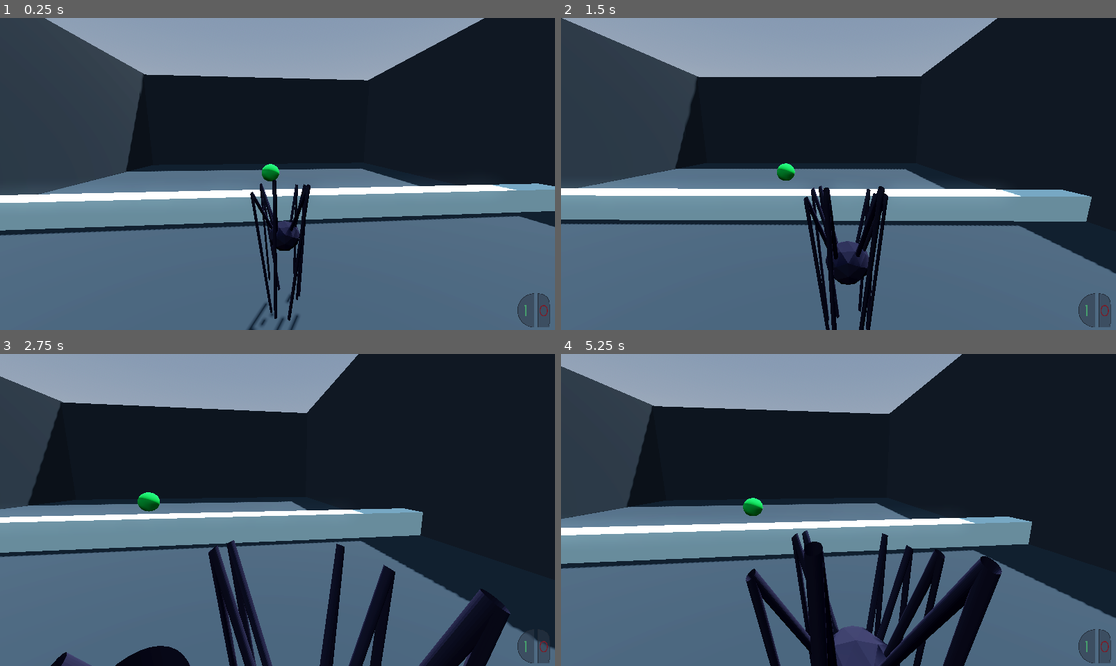
Above: before the commit, frames 1-4 (two rows, left to right).
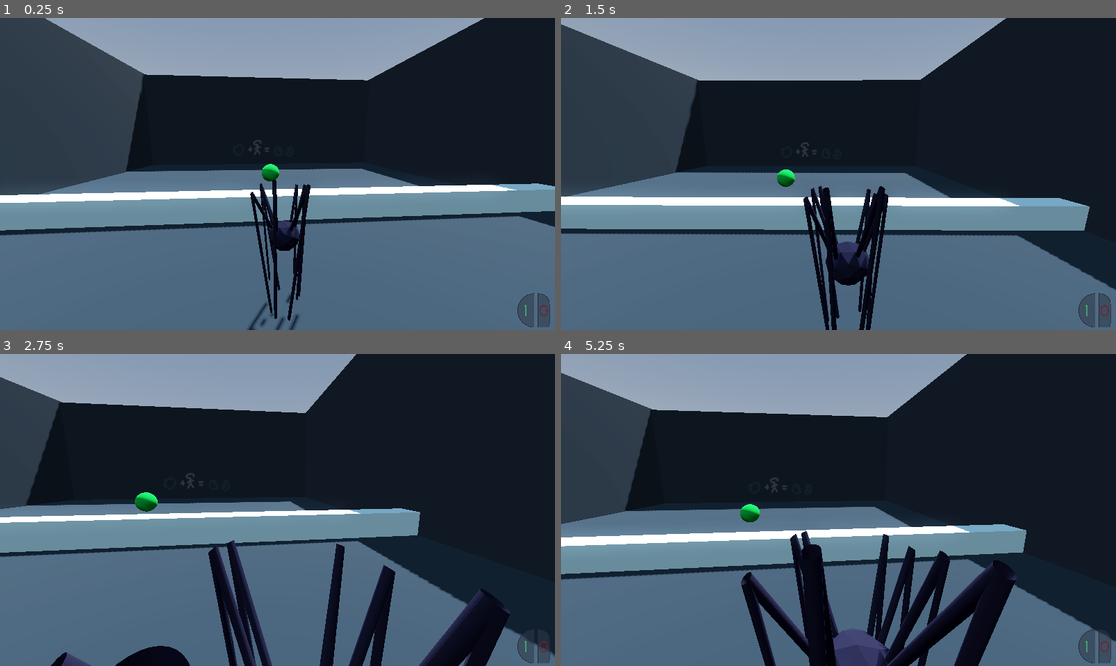
Above: after the commit, the same moments.

Repository: Peter-Pyshnyy/metamorphosis-game-jam-
Game: Godot game, scene res://levels/level_1.tscn
The game is run twice, just before and just after one commit, with the same random seed, the same clock (stepped at 60 frames per second) and the same inputs.
Inputs (mouse positions are in pixels of both pictures, inside the frame that each line leads up to):
- Up to frame 1 (0.25 s): no input
- Up to frame 2 (1.5 s): move the mouse to (866, 174) at 0.52 s; hold D (move_right) 0.53-1.28 s; hold Right mouse button (zoom) 0.53-1.28 s; click (866, 174) at 0.6 s; tap Space (move_jump) at 0.77 s; move the mouse to (810, 174) at 1.27 s; hold S (move_back) from 1.28 s (still down); right-click (810, 174) at 1.35 s
- Up to frame 3 (2.75 s): tap Space (move_jump) at 1.52 s; click (249, 510) at 1.55 s; move the mouse to (288, 503) at 2.02 s; release S (move_back) at 2.03 s; hold D (move_right) from 2.03 s (still down); hold Right mouse button (zoom) from 2.03 s (still down); tap Shift (look_back) at 2.1 s
- Up to frame 4 (5.25 s): move the mouse to (832, 516) at 2.77 s; release Right mouse button (zoom) at 2.78 s; tap W (move_animation) at 2.85 s; tap Space (move_jump) at 3.02, 3.77, 4.52 s; click (832, 516) at 3.05 s; move the mouse to (877, 513) at 3.52 s; release D (move_right) at 3.53 s; hold Right mouse button (zoom) 3.53-4.28 s; hold A (move_left) 3.53-5.03 s; click (877, 513) at 3.6 s; move the mouse to (794, 506) at 4.27 s; right-click (794, 506) at 4.35 s; click (794, 506) at 4.55 s; move the mouse to (844, 510) at 5.02 s; hold S (move_back) from 5.03 s (still down); hold Right mouse button (zoom) from 5.03 s (still down); click (844, 510) at 5.1 s

The runs differ from the first frame. In frame 1, less than 0.1% of the frame differs, in the area x 44-49%, y 39-44%; in frame 2, 12%; in frame 3, 0.8%; in frame 4, 16%, in the area x 0-100%, y 0-100%.

Commit message:
added sounds + graffiti

Diff:
--- a/Player.gd
+++ b/Player.gd
@@ -12,12 +12,16 @@
 
 @onready var twist_pivot := $TwistPivot
 @onready var pitch_pivot := $TwistPivot/PitchPivot
-@onready var ground_ray := $GroundRayCast # Raycast to check if the player is grounded
+@onready var ground_ray := $body_collision/GroundRayCast # Raycast to check if the player is grounded
+@onready var ground_ray_2 = $body_collision/GroundRayCast2
 @onready var camera := $TwistPivot/PitchPivot/SpringArm3D/Camera3D
 @onready var gun_mesh := $gun_mesh
 @onready var animation := $body_collision/spider.get_child(1)
 @onready var HUD := $HUD
 @onready var LC := $"../level_controller"
+@onready var sfx_shot = $TwistPivot/PitchPivot/SpringArm3D/Camera3D/sfx_shot
+@onready var sfx_zoom = $sfx_zoom
+
 
 # Called when the node enters the scene tree for the first time.
 func _ready():
@@ -38,7 +42,7 @@
 	input.z = Input.get_axis("move_forward", "move_back")
 
 	# Check if the player is on the ground using raycast
-	is_on_ground = ground_ray.is_colliding()
+	is_on_ground = ground_ray.is_colliding() or ground_ray_2.is_colliding()
 
 	if Input.is_action_just_pressed("look_back"):
 		$TwistPivot/back_cam.current = true
@@ -65,6 +69,8 @@
 
 	if Global.is_gun:
 		if Input.is_action_just_pressed("shoot"):
+			sfx_shot.play()
+			sfx_zoom.stop()
 			shot = true
 			Global.bullets_left -= 1
 			HUD.get_child(0).get_child(0).get_child(0).text = str(Global.bullets_left)
@@ -87,10 +93,12 @@
 
 	if Input.is_action_just_pressed("zoom") and Global.bullets_left > 0:
 		animation.speed_scale = 3
+		sfx_zoom.play()
 		animation.play("zoom")
 	elif Input.is_action_just_released("zoom") and Global.bullets_left > 0:
 		animation.speed_scale = -3
 		animation.play("zoom")
+		sfx_zoom.stop()
 	elif !camera.is_zooming:
 		if Input.is_action_pressed("move_animation"):
 			animation.speed_scale = 1
--- a/hud.tscn
+++ b/hud.tscn
@@ -40,6 +40,7 @@
 texture = ExtResource("1_nojj7")
 
 [node name="lbl_bullets" type="Label" parent="Panel/TextureRect"]
+layout_mode = 0
 offset_left = 488.235
 offset_top = 164.706
 offset_right = 529.235
@@ -53,6 +54,7 @@
 text = "0"
 
 [node name="lbl_orbs" type="Label" parent="Panel/TextureRect"]
+layout_mode = 0
 offset_left = 170.587
 offset_top = 164.705
 offset_right = 211.587
--- a/level_controller.gd
+++ b/level_controller.gd
@@ -32,7 +32,7 @@
 		Global.bullets_left = level_info[next_level_number][0]
 		Global.orbs_left = level_info[next_level_number][1]
 	else:
-		print("FINITP")
+		get_tree().quit()
 
 func get_level_bullets():
 	return level_info[current_lvl_number][0]
--- a/levels/level_1.tscn
+++ b/levels/level_1.tscn
@@ -1,8 +1,9 @@
-[gd_scene load_steps=16 format=3 uid="uid://qsivwu7c5au4"]
+[gd_scene load_steps=17 format=3 uid="uid://qsivwu7c5au4"]
 
 [ext_resource type="PackedScene" uid="uid://vyby26br5i3n" path="res://player.tscn" id="1_aelnq"]
 [ext_resource type="PackedScene" uid="uid://bvdm24qsc763u" path="res://eye.tscn" id="2_vrnbc"]
 [ext_resource type="PackedScene" uid="uid://dnjuqvyhigpri" path="res://level_controller.tscn" id="3_87tqn"]
+[ext_resource type="Texture2D" uid="uid://coqrlrkg8jc6o" path="res://levels/lvl1.png" id="4_6exva"]
 
 [sub_resource type="ProceduralSkyMaterial" id="ProceduralSkyMaterial_u7ri3"]
 sky_horizon_color = Color(0.64625, 0.65575, 0.67075, 1)
@@ -126,5 +127,10 @@
 
 [node name="level_controller" parent="." instance=ExtResource("3_87tqn")]
 
+[node name="Sprite3D" type="Sprite3D" parent="."]
+transform = Transform3D(1, 0, 0, 0, 1, 0, 0, 0, 1, 0, 1.10637, -12.9896)
+modulate = Color(1, 1, 1, 0.12549)
+texture = ExtResource("4_6exva")
+
 [connection signal="emit_orb_dead" from="Area3D" to="Player" method="_on_area_3d_emit_orb_dead"]
 [connection signal="emit_orbs_cleared" from="Area3D" to="level_controller" method="_on_area_3d_emit_orbs_cleared"]
--- a/levels/level_2.tscn
+++ b/levels/level_2.tscn
@@ -1,8 +1,9 @@
-[gd_scene load_steps=13 format=3 uid="uid://btrtdjtvsbyoa"]
+[gd_scene load_steps=14 format=3 uid="uid://btrtdjtvsbyoa"]
 
 [ext_resource type="PackedScene" uid="uid://vyby26br5i3n" path="res://player.tscn" id="1_8a4uv"]
 [ext_resource type="PackedScene" uid="uid://bvdm24qsc763u" path="res://eye.tscn" id="2_p7ovd"]
 [ext_resource type="PackedScene" uid="uid://dnjuqvyhigpri" path="res://level_controller.tscn" id="3_ajstp"]
+[ext_resource type="Texture2D" uid="uid://c8mmw8u18fefn" path="res://levels/lvl2.png" id="4_1lvax"]
 
 [sub_resource type="ProceduralSkyMaterial" id="ProceduralSkyMaterial_u7ri3"]
 sky_horizon_color = Color(0.64625, 0.65575, 0.67075, 1)
@@ -131,5 +132,10 @@
 
 [node name="level_controller" parent="." instance=ExtResource("3_ajstp")]
 
+[node name="Sprite3D" type="Sprite3D" parent="."]
+transform = Transform3D(0.558, -0.270252, 0, 0.270252, 0.558, 0, 0, 0, 0.62, -6.57638, 3.83392, -12.9896)
+modulate = Color(1, 1, 1, 0.12549)
+texture = ExtResource("4_1lvax")
+
 [connection signal="emit_orb_dead" from="Area3D" to="Player" method="_on_area_3d_emit_orb_dead"]
 [connection signal="emit_orbs_cleared" from="Area3D" to="level_controller" method="_on_area_3d_emit_orbs_cleared"]
--- a/levels/level_3.tscn
+++ b/levels/level_3.tscn
@@ -1,8 +1,9 @@
-[gd_scene load_steps=19 format=3 uid="uid://f8ux0noxaecx"]
+[gd_scene load_steps=20 format=3 uid="uid://f8ux0noxaecx"]
 
 [ext_resource type="PackedScene" uid="uid://vyby26br5i3n" path="res://player.tscn" id="1_sd78u"]
 [ext_resource type="PackedScene" uid="uid://bvdm24qsc763u" path="res://eye.tscn" id="2_gxgdw"]
 [ext_resource type="PackedScene" uid="uid://dnjuqvyhigpri" path="res://level_controller.tscn" id="3_m2n4u"]
+[ext_resource type="Texture2D" uid="uid://bssbajjniwcfr" path="res://levels/lvl3.png" id="4_63i35"]
 
 [sub_resource type="ProceduralSkyMaterial" id="ProceduralSkyMaterial_u7ri3"]
 sky_horizon_color = Color(0.64625, 0.65575, 0.67075, 1)
@@ -346,6 +347,10 @@
 
 [node name="level_controller" parent="." instance=ExtResource("3_m2n4u")]
 
+[node name="Sprite3D" type="Sprite3D" parent="."]
+transform = Transform3D(0.619954, 0.00752044, 0, -0.00752044, 0.619954, 0, 0, 0, 0.62, -7.97246, 6.2448, -3.58182)
+texture = ExtResource("4_63i35")
+
 [connection signal="emit_orb_dead" from="Area3D" to="Player" method="_on_area_3d_emit_orb_dead"]
 [connection signal="emit_orbs_cleared" from="Area3D" to="level_controller" method="_on_area_3d_emit_orbs_cleared"]
 [connection signal="emit_orb_dead" from="Area3D2" to="Player" method="_on_area_3d_emit_orb_dead"]
--- a/levels/level_4.tscn
+++ b/levels/level_4.tscn
@@ -1,8 +1,9 @@
-[gd_scene load_steps=16 format=3 uid="uid://ff5jk13iis1i"]
+[gd_scene load_steps=17 format=3 uid="uid://ff5jk13iis1i"]
 
 [ext_resource type="PackedScene" uid="uid://vyby26br5i3n" path="res://player.tscn" id="1_73ghu"]
 [ext_resource type="PackedScene" uid="uid://bvdm24qsc763u" path="res://eye.tscn" id="2_oeda3"]
 [ext_resource type="PackedScene" uid="uid://dnjuqvyhigpri" path="res://level_controller.tscn" id="3_h2apy"]
+[ext_resource type="Texture2D" uid="uid://cl2bl3mr5o5aa" path="res://lvl4.png" id="4_i2h80"]
 
 [sub_resource type="ProceduralSkyMaterial" id="ProceduralSkyMaterial_u7ri3"]
 sky_horizon_color = Color(0.64625, 0.65575, 0.67075, 1)
@@ -155,6 +156,11 @@
 [node name="CollisionShape3D" type="CollisionShape3D" parent="wall5/StaticBody3D"]
 shape = SubResource("ConcavePolygonShape3D_bd4oj")
 
+[node name="Sprite3D" type="Sprite3D" parent="."]
+transform = Transform3D(-2.12255e-08, 2.86979e-09, -0.49, 0.0656532, 0.485582, 2.16699e-16, 0.485582, -0.0656532, -2.14186e-08, 11.3259, -2.08553, 0.827892)
+modulate = Color(1, 1, 1, 0.0745098)
+texture = ExtResource("4_i2h80")
+
 [connection signal="emit_orb_dead" from="Area3D" to="Player" method="_on_area_3d_emit_orb_dead"]
 [connection signal="emit_orbs_cleared" from="Area3D" to="level_controller" method="_on_area_3d_emit_orbs_cleared"]
 [connection signal="emit_orb_dead" from="Area3D2" to="Player" method="_on_area_3d_emit_orb_dead"]
--- a/levels/level_5.tscn
+++ b/levels/level_5.tscn
@@ -1,8 +1,9 @@
-[gd_scene load_steps=16 format=3 uid="uid://dmymn7u4dvjmi"]
+[gd_scene load_steps=17 format=3 uid="uid://dmymn7u4dvjmi"]
 
 [ext_resource type="PackedScene" uid="uid://vyby26br5i3n" path="res://player.tscn" id="1_jmuqw"]
 [ext_resource type="PackedScene" uid="uid://bvdm24qsc763u" path="res://eye.tscn" id="2_8f7hi"]
 [ext_resource type="PackedScene" uid="uid://dnjuqvyhigpri" path="res://level_controller.tscn" id="3_dynsx"]
+[ext_resource type="Texture2D" uid="uid://dqbqccwgq83m5" path="res://levels/lvl5.png" id="4_1tc2g"]
 
 [sub_resource type="ProceduralSkyMaterial" id="ProceduralSkyMaterial_u7ri3"]
 sky_horizon_color = Color(0.64625, 0.65575, 0.67075, 1)
@@ -155,47 +156,25 @@
 transform = Transform3D(1, 0, 0, 0, 1, 0, 0, 0, 1, -0.473582, 2, 7.19611)
 linear_damp = 3.0
 
-[node name="cube1" type="MeshInstance3D" parent="."]
-transform = Transform3D(4.39, 0, 0, 0, 0.100259, 0, 0, 0, 4.39, -0.169505, 0.800388, -8.70953)
+[node name="cube3" type="MeshInstance3D" parent="."]
+transform = Transform3D(1.57, 0, 0, 0, 0.633, 0, 0, 0, 1.57, -0.169505, 2.24049, -8.70953)
 material_override = SubResource("StandardMaterial3D_mgqwt")
 mesh = SubResource("BoxMesh_cbky6")
 skeleton = NodePath("../wall1")
 
-[node name="StaticBody3D" type="StaticBody3D" parent="cube1"]
-
-[node name="CollisionShape3D" type="CollisionShape3D" parent="cube1/StaticBody3D"]
-shape = SubResource("ConcavePolygonShape3D_loktw")
-
-[node name="cube2" type="MeshInstance3D" parent="."]
-transform = Transform3D(2.86, 0, 0, 0, 0.0859564, 0, 0, 0, 2.86, -0.169505, 1.50589, -8.70953)
-material_override = SubResource("StandardMaterial3D_mgqwt")
-mesh = SubResource("BoxMesh_cbky6")
-skeleton = NodePath("../wall1")
-
-[node name="StaticBody3D" type="StaticBody3D" parent="cube2"]
-
-[node name="CollisionShape3D" type="CollisionShape3D" parent="cube2/StaticBody3D"]
-shape = SubResource("ConcavePolygonShape3D_loktw")
-
-[node name="cube3" type="MeshInstance3D" parent="."]
-transform = Transform3D(1.57, 0, 0, 0, 0.0725013, 0, 0, 0, 1.57, -0.169505, 2.24049, -8.70953)
-material_override = SubResource("StandardMaterial3D_mgqwt")
-mesh = SubResource("BoxMesh_cbky6")
-skeleton = NodePath("../wall1")
-
 [node name="StaticBody3D" type="StaticBody3D" parent="cube3"]
 
 [node name="CollisionShape3D" type="CollisionShape3D" parent="cube3/StaticBody3D"]
 shape = SubResource("ConcavePolygonShape3D_loktw")
 
 [node name="Area3D" parent="." instance=ExtResource("2_8f7hi")]
-transform = Transform3D(1, 0, 0, 0, 1, 0, 0, 0, 1, -0.132269, 7.42556, -8.76029)
+transform = Transform3D(1, 0, 0, 0, 1, 0, 0, 0, 1, -0.132269, 8.3852, -8.76029)
 
 [node name="Area3D2" parent="." instance=ExtResource("2_8f7hi")]
-transform = Transform3D(1, 0, 0, 0, 1, 0, 0, 0, 1, -0.132269, 8.51243, -8.76029)
+transform = Transform3D(1, 0, 0, 0, 1, 0, 0, 0, 1, -0.132269, 9.47207, -8.76029)
 
 [node name="Area3D3" parent="." instance=ExtResource("2_8f7hi")]
-transform = Transform3D(1, 0, 0, 0, 1, 0, 0, 0, 1, -0.132269, 9.60454, -8.76029)
+transform = Transform3D(1, 0, 0, 0, 1, 0, 0, 0, 1, -0.132269, 10.5642, -8.76029)
 
 [node name="cube15" type="MeshInstance3D" parent="."]
 transform = Transform3D(0.1, 0, 0, 0, 4.85132, 0, 0, 0, 0.1, -0.184457, -0.256812, -8.71629)
@@ -209,6 +188,11 @@
 shape = SubResource("ConcavePolygonShape3D_cjxj8")
 
 [node name="level_controller" parent="." instance=ExtResource("3_dynsx")]
+
+[node name="Sprite3D" type="Sprite3D" parent="."]
+transform = Transform3D(0.435, 0, 0, 0, -0.00203469, 0.434995, 0, -0.434995, -0.00203469, -0.222002, 2.5653, -8.56348)
+modulate = Color(1, 1, 1, 0.941176)
+texture = ExtResource("4_1tc2g")
 
 [connection signal="emit_orb_dead" from="Area3D" to="Player" method="_on_area_3d_emit_orb_dead"]
 [connection signal="emit_orbs_cleared" from="Area3D" to="level_controller" method="_on_area_3d_emit_orbs_cleared"]
--- a/levels/level_6.tscn
+++ b/levels/level_6.tscn
@@ -1,9 +1,10 @@
-[gd_scene load_steps=23 format=3 uid="uid://li7rbujhv7by"]
+[gd_scene load_steps=24 format=3 uid="uid://li7rbujhv7by"]
 
 [ext_resource type="PackedScene" uid="uid://vyby26br5i3n" path="res://player.tscn" id="1_o6yq2"]
 [ext_resource type="PackedScene" uid="uid://bvdm24qsc763u" path="res://eye.tscn" id="2_h5vn1"]
-[ext_resource type="Texture2D" uid="uid://cdy4uhcplvx5a" path="res://levels/eye_img.png" id="3_fqokp"]
+[ext_resource type="Texture2D" uid="uid://dap488xlo7syx" path="res://levels/lvl6.png" id="3_xi8lb"]
 [ext_resource type="PackedScene" uid="uid://dnjuqvyhigpri" path="res://level_controller.tscn" id="4_ujtni"]
+[ext_resource type="Texture2D" uid="uid://cl2bl3mr5o5aa" path="res://lvl4.png" id="5_ofb01"]
 
 [sub_resource type="ProceduralSkyMaterial" id="ProceduralSkyMaterial_u7ri3"]
 sky_horizon_color = Color(0.64625, 0.65575, 0.67075, 1)
@@ -272,10 +273,10 @@
 shape = SubResource("ConcavePolygonShape3D_c0ht4")
 
 [node name="Area3D" parent="." instance=ExtResource("2_h5vn1")]
-transform = Transform3D(1, 0, 0, 0, 1, 0, 3.55271e-15, 0, 1, -0.132269, 0.886549, -10.9435)
+transform = Transform3D(1, 0, 0, 0, 1, 0, 3.55271e-15, 0, 1, 6.08778, 0.886549, -9.15784)
 
 [node name="cube1" type="MeshInstance3D" parent="Area3D"]
-transform = Transform3D(3.1011, 0, 0, 0, 0.214916, 0, 0, 0, 0.595207, 0.0327526, -0.566652, 14.1477)
+transform = Transform3D(3.101, 0, 0, 0, 0.44, 0, 0, 0, 0.595, -6.01869, -0.566652, 12.3511)
 material_override = SubResource("StandardMaterial3D_8rmwo")
 mesh = SubResource("BoxMesh_g8b74")
 skeleton = NodePath("../wall1")
@@ -286,8 +287,8 @@
 shape = SubResource("ConcavePolygonShape3D_0nfv1")
 
 [node name="Sprite3D" type="Sprite3D" parent="."]
-transform = Transform3D(1, 0, 0, 0, 1, 0, 0, 0, 1, 0, 2.06428, -3.61075)
-texture = ExtResource("3_fqokp")
+transform = Transform3D(1, 0, 0, 0, 1, 0, 0, 0, 1, 0, 0.843805, -3.61075)
+texture = ExtResource("3_xi8lb")
 
 [node name="cube15" type="MeshInstance3D" parent="."]
 transform = Transform3D(0.1, 0, 0, 0, 4.85132, 0, 0, 0, 0.1, -0.0578943, -2.16655, 2.9708)
@@ -313,5 +314,9 @@
 
 [node name="level_controller" parent="." instance=ExtResource("4_ujtni")]
 
+[node name="Sprite3D2" type="Sprite3D" parent="."]
+transform = Transform3D(-0.104964, 0.00275957, 1.58546e-08, 0.00275957, 0.104964, 1.71063e-09, -1.58041e-08, 2.12672e-09, -0.105, 1.13162, 0.24186, 2.88899)
+texture = ExtResource("5_ofb01")
+
 [connection signal="emit_orb_dead" from="Area3D" to="Player" method="_on_area_3d_emit_orb_dead"]
 [connection signal="emit_orbs_cleared" from="Area3D" to="level_controller" method="_on_area_3d_emit_orbs_cleared"]
--- a/player.tscn
+++ b/player.tscn
@@ -7,6 +7,8 @@
 [ext_resource type="PackedScene" uid="uid://pdttcfmx45hr" path="res://spider.tscn" id="5_0ct1q"]
 [ext_resource type="Script" path="res://animation_controller.gd" id="6_l57ay"]
 [ext_resource type="PackedScene" uid="uid://ddadgexutrqo0" path="res://hud.tscn" id="7_n7kk0"]
+[ext_resource type="AudioStream" uid="uid://cwk3uphrb6jbj" path="res://shot.mp3" id="8_pvugv"]
+[ext_resource type="AudioStream" uid="uid://bwu7g0juqxwv4" path="res://zoom.mp3" id="9_3cmki"]
 
 [sub_resource type="PhysicsMaterial" id="PhysicsMaterial_rneln"]
 friction = 0.0
@@ -61,12 +63,13 @@
 current = true
 script = ExtResource("2_strcf")
 
+[node name="sfx_shot" type="AudioStreamPlayer3D" parent="TwistPivot/PitchPivot/SpringArm3D/Camera3D"]
+transform = Transform3D(1, 0, 0, 0, 0.984808, -0.173648, 0, 0.173648, 0.984808, 0, -0.984808, -3.17365)
+stream = ExtResource("8_pvugv")
+volume_db = -23.106
+
 [node name="back_cam" type="Camera3D" parent="TwistPivot"]
 transform = Transform3D(-1, -2.11494e-08, 8.48259e-08, 1.59872e-14, 0.970296, 0.241921, -8.74227e-08, 0.241921, -0.970296, 0, 0.202999, -2.235)
-
-[node name="GroundRayCast" type="RayCast3D" parent="."]
-transform = Transform3D(1, 0, 0, 0, 1, 0, 0, 0, 1, 0, -0.683314, 0)
-target_position = Vector3(0, -0.725, 0)
 
 [node name="body_collision" type="CollisionShape3D" parent="."]
 transform = Transform3D(0.45, 0, 0, 0, 0.45, 0, 0, 0, 0.45, 0.0798638, -0.0189841, 0.0141174)
@@ -75,7 +78,19 @@
 [node name="spider" parent="body_collision" instance=ExtResource("5_0ct1q")]
 transform = Transform3D(1, 0, 0, 0, 1, 0, 0, 0, 1, -0.177475, 0.0421868, -0.0313721)
 
+[node name="GroundRayCast" type="RayCast3D" parent="body_collision"]
+transform = Transform3D(2.22222, 0, 0, 0, 2.22222, 0, 0, 0, 2.22222, 0.949104, -1.78747, -0.031372)
+target_position = Vector3(0, -0.725, 0)
+
+[node name="GroundRayCast2" type="RayCast3D" parent="body_collision"]
+transform = Transform3D(2.22222, 0, 0, 0, 2.22222, 0, 0, 0, 2.22222, -0.719729, -1.44143, -0.031372)
+target_position = Vector3(0, -0.725, 0)
+
 [node name="animation_controller" type="Node" parent="."]
 script = ExtResource("6_l57ay")
 
 [node name="HUD" parent="." instance=ExtResource("7_n7kk0")]
+
+[node name="sfx_zoom" type="AudioStreamPlayer3D" parent="."]
+stream = ExtResource("9_3cmki")
+volume_db = -24.0
Binary file added: levels/lvl1.png
Not shown, added: levels/lvl1.png.import
Binary file added: levels/lvl2.png
Not shown, added: levels/lvl2.png.import
Binary file added: levels/lvl3.png
Not shown, added: levels/lvl3.png.import
Binary file added: levels/lvl5.png
Not shown, added: levels/lvl5.png.import
Binary file added: levels/lvl6.png
Not shown, added: levels/lvl6.png.import
Binary file added: lvl4.png
Not shown, added: lvl4.png.import
(and 9 more such lines)
